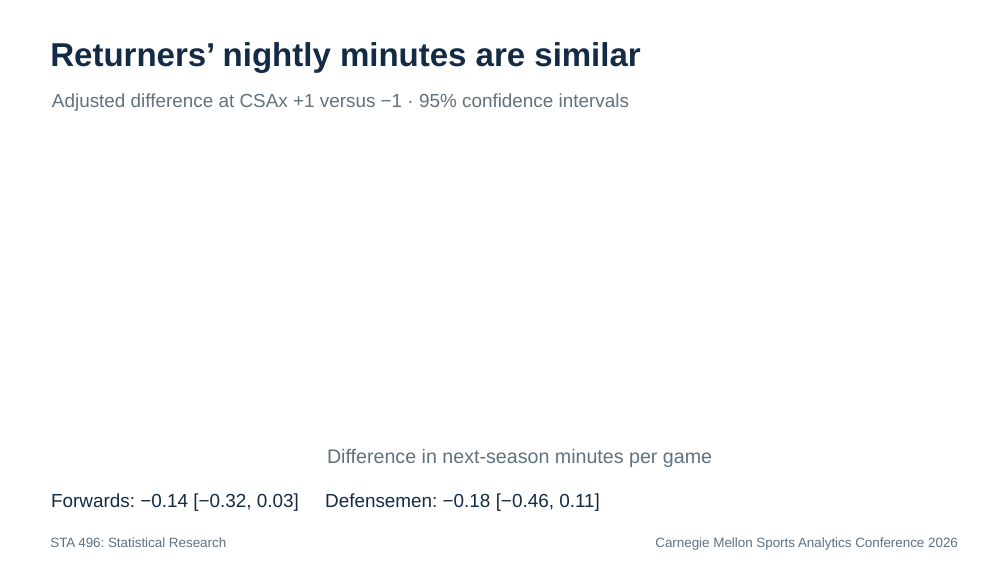
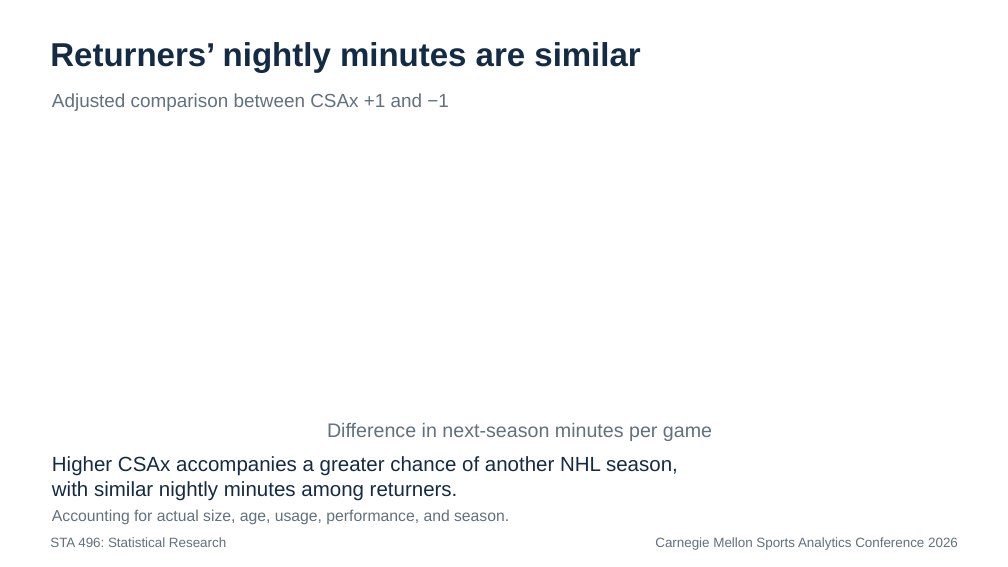
Before and after one commit to RentoSaijo/CSAx_STA496, a slide deck: slide 38 of reports/presentation.pptx (slide 36 before the commit). Drawn at 1008x567 pixels with LibreOffice and Linux fonts; fonts in the diff are those of the drawing. Boxes give left, top, right and bottom in pixels: in the first picture for what was removed or moved away, otherwise in the second. Text is boxed around its words. In the diff, an @@ line names an element or a change of style, - is before the commit and + after.

```diff
--- a/reports/presentation.pptx
+++ b/reports/presentation.pptx
@@ text at <box>52,93,449,111</box>: text changed @@
-Adjusted difference at CSAx +1 versus −1 · 95% confidence intervals
+Adjusted comparison between CSAx +1 and −1
@@ text "Difference in next-season minutes per ...": place and size @@
-text "Difference in next-season minutes per ..." at <box>327,449,712,467</box>
+text "Difference in next-season minutes per ..." at <box>327,423,712,441</box>
@@ text at <box>52,456,678,501</box>: text changed; size 18 to 19.5 pt @@
-Forwards: −0.14 [−0.32, 0.03] Defensemen: −0.18 [−0.46, 0.11]
+Higher CSAx accompanies a greater chance of another NHL season,
+with similar nightly minutes among returners.
@@ text added at <box>52,509,509,524</box>, 15 pt, text #61717E @@
+Accounting for actual size, age, usage, performance, and season.
```
Also in this commit, not shown: 18 other slides changed, 5 slides added, 3 slides removed.
